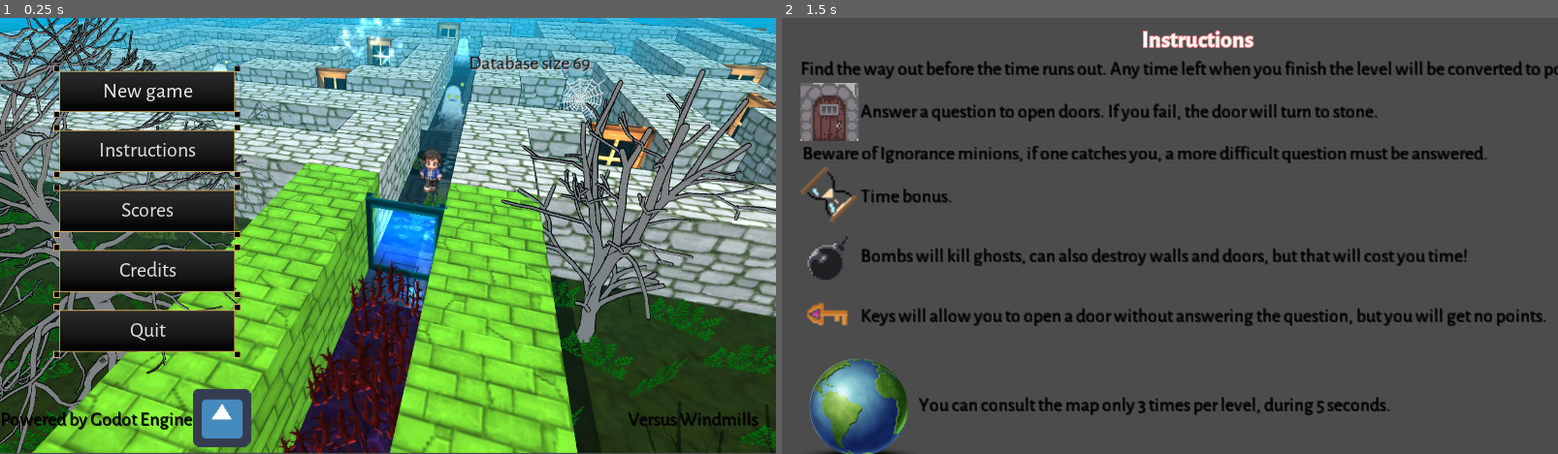
Above: before the commit, frames 1-2 (left to right).
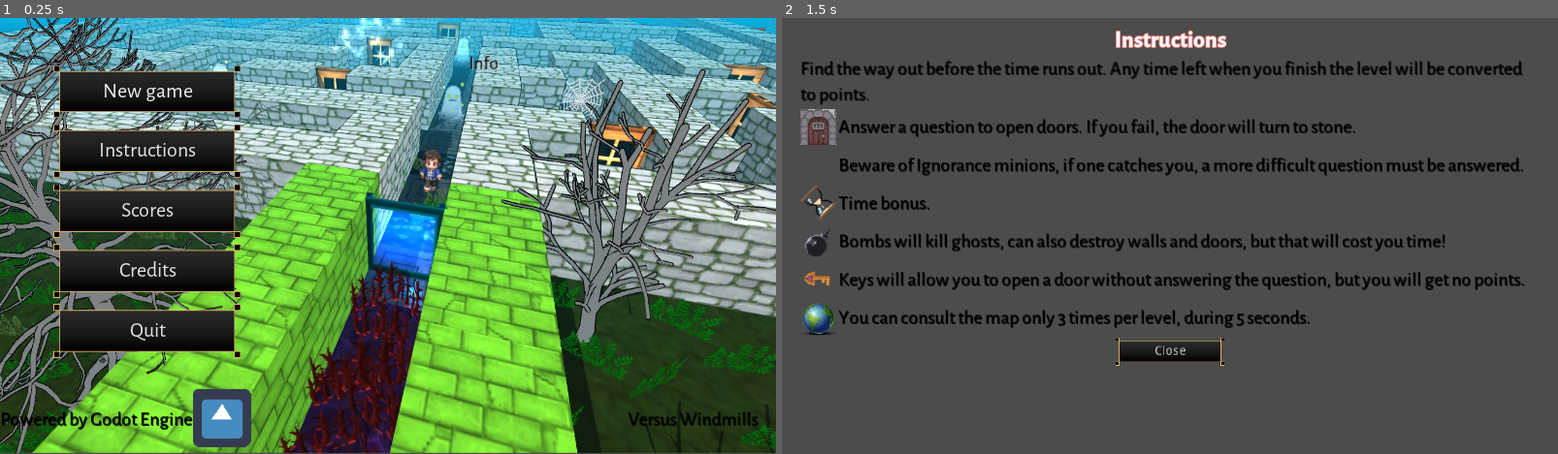
Above: after the commit, the same moments.

Repository: rogerdv/labyrinth
Game: Godot game, scene res://Scenes/main_menu.tscn
Two runs of this game, one before a commit and one after it. Both use one fixed random seed, a clock stepped at 60 frames per second and the inputs below. The engine's default icon, where the game draws it, is replaced by a stand-in: a white triangle on a blue panel in a dark square.
Inputs (mouse positions are in pixels of both pictures, inside the frame that each line leads up to):
- Up to frame 1 (0.25 s): no input
- Up to frame 2 (1.5 s): click "Instructions" at 0.5 s; tap Enter at 1.25 s; move the mouse to (1340, 214) at 1.27 s; hold Right from 1.28 s (still down); tap M at 1.35 s; click (1340, 214) at 1.42 s

The runs differ from the first frame. In frame 1, 0.3% of the frame differs, in the area x 60-77%, y 8-13%; in frame 2, 15%, in the area x 2-100%, y 2-100%.

Commit message:
Lot of bugfixes

Diff:
--- a/Scenes/Instructions.tscn
+++ b/Scenes/Instructions.tscn
@@ -22,6 +22,7 @@
 [node name="MarginContainer" type="MarginContainer" parent="."]
 anchor_right = 1.0
 anchor_bottom = 1.0
+margin_bottom = -1.0
 custom_constants/margin_right = 20
 custom_constants/margin_top = 10
 custom_constants/margin_left = 20
@@ -33,12 +34,12 @@
 [node name="VBoxContainer" type="VBoxContainer" parent="MarginContainer"]
 margin_left = 20.0
 margin_top = 10.0
-margin_right = 1004.0
-margin_bottom = 590.0
+margin_right = 834.0
+margin_bottom = 469.0
 custom_constants/separation = 2
 
 [node name="Label" type="Label" parent="MarginContainer/VBoxContainer"]
-margin_right = 984.0
+margin_right = 814.0
 margin_bottom = 32.0
 custom_fonts/font = ExtResource( 1 )
 text = "main_inst"
@@ -46,133 +47,154 @@
 
 [node name="Label2" type="Label" parent="MarginContainer/VBoxContainer"]
 margin_top = 34.0
-margin_right = 984.0
+margin_right = 814.0
 margin_bottom = 61.0
 theme = ExtResource( 2 )
 text = "inst2"
+autowrap = true
 
 [node name="HBoxContainer" type="HBoxContainer" parent="MarginContainer/VBoxContainer"]
 margin_top = 63.0
-margin_right = 984.0
-margin_bottom = 127.0
+margin_right = 814.0
+margin_bottom = 103.0
 custom_constants/separation = 2
 
 [node name="TextureRect" type="TextureRect" parent="MarginContainer/VBoxContainer/HBoxContainer"]
-margin_right = 64.0
-margin_bottom = 64.0
+margin_right = 40.0
+margin_bottom = 40.0
+rect_min_size = Vector2( 40, 40 )
 texture = ExtResource( 3 )
+expand = true
 
 [node name="Label" type="Label" parent="MarginContainer/VBoxContainer/HBoxContainer"]
-margin_left = 66.0
-margin_top = 18.0
-margin_right = 984.0
-margin_bottom = 45.0
+margin_left = 42.0
+margin_top = 6.0
+margin_right = 814.0
+margin_bottom = 33.0
 size_flags_horizontal = 3
 theme = ExtResource( 2 )
 text = "door"
+autowrap = true
 
 [node name="HBoxContainer2" type="HBoxContainer" parent="MarginContainer/VBoxContainer"]
-margin_top = 129.0
-margin_right = 984.0
-margin_bottom = 156.0
+margin_top = 105.0
+margin_right = 814.0
+margin_bottom = 145.0
 custom_constants/separation = 2
 
 [node name="TextureRect" type="TextureRect" parent="MarginContainer/VBoxContainer/HBoxContainer2"]
-margin_bottom = 27.0
+margin_right = 40.0
+margin_bottom = 40.0
+rect_min_size = Vector2( 40, 40 )
+expand = true
 
 [node name="Label" type="Label" parent="MarginContainer/VBoxContainer/HBoxContainer2"]
-margin_left = 2.0
-margin_right = 984.0
-margin_bottom = 27.0
+margin_left = 42.0
+margin_top = 6.0
+margin_right = 814.0
+margin_bottom = 33.0
 size_flags_horizontal = 3
 theme = ExtResource( 2 )
 text = "ghost"
+autowrap = true
 
 [node name="HBoxContainer3" type="HBoxContainer" parent="MarginContainer/VBoxContainer"]
-margin_top = 158.0
-margin_right = 984.0
-margin_bottom = 222.0
+margin_top = 147.0
+margin_right = 814.0
+margin_bottom = 187.0
 custom_constants/separation = 2
 
 [node name="TextureRect" type="TextureRect" parent="MarginContainer/VBoxContainer/HBoxContainer3"]
-margin_right = 64.0
-margin_bottom = 64.0
+margin_right = 40.0
+margin_bottom = 40.0
+rect_min_size = Vector2( 40, 40 )
 texture = ExtResource( 5 )
+expand = true
 
 [node name="Label" type="Label" parent="MarginContainer/VBoxContainer/HBoxContainer3"]
-margin_left = 66.0
-margin_top = 18.0
-margin_right = 984.0
-margin_bottom = 45.0
+margin_left = 42.0
+margin_top = 6.0
+margin_right = 814.0
+margin_bottom = 33.0
 size_flags_horizontal = 3
 theme = ExtResource( 2 )
 text = "timebonus"
+autowrap = true
 
 [node name="HBoxContainer4" type="HBoxContainer" parent="MarginContainer/VBoxContainer"]
-margin_top = 224.0
-margin_right = 984.0
-margin_bottom = 288.0
+margin_top = 189.0
+margin_right = 814.0
+margin_bottom = 229.0
 custom_constants/separation = 2
 
 [node name="TextureRect" type="TextureRect" parent="MarginContainer/VBoxContainer/HBoxContainer4"]
-margin_right = 64.0
-margin_bottom = 64.0
+margin_right = 40.0
+margin_bottom = 40.0
+rect_min_size = Vector2( 40, 40 )
 texture = ExtResource( 4 )
+expand = true
 
 [node name="Label" type="Label" parent="MarginContainer/VBoxContainer/HBoxContainer4"]
-margin_left = 66.0
-margin_top = 18.0
-margin_right = 984.0
-margin_bottom = 45.0
+margin_left = 42.0
+margin_top = 6.0
+margin_right = 814.0
+margin_bottom = 33.0
 size_flags_horizontal = 3
 theme = ExtResource( 2 )
 text = "bomb"
+autowrap = true
 
 [node name="HBoxContainer5" type="HBoxContainer" parent="MarginContainer/VBoxContainer"]
-margin_top = 290.0
-margin_right = 984.0
-margin_bottom = 354.0
+margin_top = 231.0
+margin_right = 814.0
+margin_bottom = 271.0
 custom_constants/separation = 2
 
 [node name="TextureRect" type="TextureRect" parent="MarginContainer/VBoxContainer/HBoxContainer5"]
-margin_right = 64.0
-margin_bottom = 64.0
+margin_right = 40.0
+margin_bottom = 40.0
+rect_min_size = Vector2( 40, 40 )
 texture = ExtResource( 7 )
+expand = true
 
 [node name="Label" type="Label" parent="MarginContainer/VBoxContainer/HBoxContainer5"]
-margin_left = 66.0
-margin_top = 18.0
-margin_right = 984.0
-margin_bottom = 45.0
+margin_left = 42.0
+margin_top = 6.0
+margin_right = 814.0
+margin_bottom = 33.0
 size_flags_horizontal = 3
 theme = ExtResource( 2 )
 text = "key"
+autowrap = true
 
 [node name="HBoxContainer6" type="HBoxContainer" parent="MarginContainer/VBoxContainer"]
-margin_top = 356.0
-margin_right = 984.0
-margin_bottom = 484.0
+margin_top = 273.0
+margin_right = 814.0
+margin_bottom = 313.0
 custom_constants/separation = 2
 
 [node name="TextureRect" type="TextureRect" parent="MarginContainer/VBoxContainer/HBoxContainer6"]
-margin_right = 128.0
-margin_bottom = 128.0
+margin_right = 40.0
+margin_bottom = 40.0
+rect_min_size = Vector2( 40, 40 )
 texture = ExtResource( 6 )
+expand = true
 
 [node name="Label" type="Label" parent="MarginContainer/VBoxContainer/HBoxContainer6"]
-margin_left = 130.0
-margin_top = 50.0
-margin_right = 984.0
-margin_bottom = 77.0
+margin_left = 42.0
+margin_top = 6.0
+margin_right = 814.0
+margin_bottom = 33.0
 size_flags_horizontal = 3
 theme = ExtResource( 2 )
 text = "map"
+autowrap = true
 
 [node name="close" type="Button" parent="MarginContainer/VBoxContainer"]
-margin_left = 432.0
-margin_top = 486.0
-margin_right = 552.0
-margin_bottom = 516.458
+margin_left = 347.0
+margin_top = 315.0
+margin_right = 467.0
+margin_bottom = 345.458
 rect_min_size = Vector2( 120, 0 )
 size_flags_horizontal = 4
 custom_styles/pressed = ExtResource( 9 )
--- a/Scenes/lab07.tscn
+++ b/Scenes/lab07.tscn
@@ -8,6 +8,9 @@
 [ext_resource path="res://Scenes/ghost.tscn" type="PackedScene" id=6]
 [ext_resource path="res://Scenes/time.tscn" type="PackedScene" id=7]
 [ext_resource path="res://Scenes/key.tscn" type="PackedScene" id=8]
+[ext_resource path="res://Scripts/AudioPlayer.gd" type="Script" id=9]
+[ext_resource path="res://Sounds/sfx_sounds_error8.wav" type="AudioStream" id=10]
+[ext_resource path="res://Sounds/sfx_sounds_fanfare3.wav" type="AudioStream" id=11]
 
 [sub_resource type="RectangleShape2D" id=1]
 extents = Vector2( 2264.86, 5.61799 )
@@ -108,5 +111,10 @@
 [node name="CollisionShape2D" type="CollisionShape2D" parent="UpLimit2"]
 position = Vector2( 5.29724, 18.0109 )
 shape = SubResource( 1 )
+
+[node name="AudioStreamPlayer2D" type="AudioStreamPlayer2D" parent="."]
+script = ExtResource( 9 )
+fail_sound = ExtResource( 10 )
+correct_sound = ExtResource( 11 )
 [connection signal="body_entered" from="UpLimit" to="SceneInfo" method="_on_limit_body_entered"]
 [connection signal="body_entered" from="UpLimit2" to="SceneInfo" method="_on_limit_body_entered"]
--- a/Scenes/main_menu.tscn
+++ b/Scenes/main_menu.tscn
@@ -43,8 +43,8 @@
 }
 
 [node name="newgame" type="Button" parent="VBoxContainer"]
-margin_right = 248.0
-margin_bottom = 63.0
+margin_right = 206.0
+margin_bottom = 47.0
 focus_neighbour_top = NodePath("../quit")
 focus_neighbour_bottom = NodePath("../continue")
 size_flags_vertical = 3
@@ -56,9 +56,9 @@
 script = ExtResource( 7 )
 
 [node name="continue" type="Button" parent="VBoxContainer"]
-margin_top = 70.0
-margin_right = 248.0
-margin_bottom = 134.0
+margin_top = 54.0
+margin_right = 206.0
+margin_bottom = 102.0
 focus_neighbour_top = NodePath("../newgame")
 focus_neighbour_bottom = NodePath("../instructions")
 size_flags_vertical = 3
@@ -70,9 +70,9 @@
 script = ExtResource( 8 )
 
 [node name="instructions" type="Button" parent="VBoxContainer"]
-margin_top = 141.0
-margin_right = 248.0
-margin_bottom = 205.0
+margin_top = 109.0
+margin_right = 206.0
+margin_bottom = 157.0
 focus_neighbour_top = NodePath("../continue")
 focus_neighbour_bottom = NodePath("../scores")
 size_flags_vertical = 3
@@ -83,9 +83,9 @@
 text = "main_inst"
 
 [node name="scores" type="Button" parent="VBoxContainer"]
-margin_top = 212.0
-margin_right = 248.0
-margin_bottom = 276.0
+margin_top = 164.0
+margin_right = 206.0
+margin_bottom = 212.0
 focus_neighbour_top = NodePath("../instructions")
 focus_neighbour_bottom = NodePath("../credits")
 size_flags_vertical = 3
@@ -96,9 +96,9 @@
 text = "main_score"
 
 [node name="credits" type="Button" parent="VBoxContainer"]
-margin_top = 283.0
-margin_right = 248.0
-margin_bottom = 347.0
+margin_top = 219.0
+margin_right = 206.0
+margin_bottom = 267.0
 focus_neighbour_top = NodePath("../scores")
 focus_neighbour_bottom = NodePath("../quit")
 size_flags_vertical = 3
@@ -109,9 +109,9 @@
 text = "main_creds"
 
 [node name="quit" type="Button" parent="VBoxContainer"]
-margin_top = 354.0
-margin_right = 248.0
-margin_bottom = 418.0
+margin_top = 274.0
+margin_right = 206.0
+margin_bottom = 322.0
 focus_neighbour_top = NodePath("../credits")
 focus_neighbour_bottom = NodePath("../newgame")
 size_flags_vertical = 3
@@ -168,14 +168,14 @@
 
 [node name="MarginContainer" type="MarginContainer" parent="HBoxContainer"]
 margin_left = 283.0
-margin_right = 1024.0
+margin_right = 854.0
 margin_bottom = 69.0
 size_flags_horizontal = 3
 custom_constants/margin_right = 20
 
 [node name="develop_by" type="Label" parent="HBoxContainer/MarginContainer"]
 margin_top = 21.0
-margin_right = 721.0
+margin_right = 551.0
 margin_bottom = 48.0
 size_flags_horizontal = 3
 theme = ExtResource( 4 )
--- a/Scenes/transition.tscn
+++ b/Scenes/transition.tscn
@@ -2,15 +2,16 @@
 
 [ext_resource path="res://Scripts/UI/TransitionUI.gd" type="Script" id=1]
 [ext_resource path="res://UI/lab_theme.tres" type="Theme" id=2]
-[ext_resource path="res://Images/prog-bar-red.jpg" type="Texture" id=3]
-[ext_resource path="res://Images/prog-bar.jpg" type="Texture" id=4]
+[ext_resource path="res://Images/progress_bar/bar_under.png" type="Texture" id=3]
+[ext_resource path="res://Images/progress_bar/animated_bar.tres" type="Texture" id=4]
 
 [node name="Control" type="Control"]
 anchor_right = 1.0
 anchor_bottom = 1.0
 script = ExtResource( 1 )
 __meta__ = {
-"_edit_use_anchors_": false
+"_edit_use_anchors_": false,
+"_edit_vertical_guides_": [ 428.88 ]
 }
 
 [node name="Button" type="Button" parent="."]
@@ -37,14 +38,14 @@
 margin_top = 15.5541
 margin_right = -23.2626
 margin_bottom = -0.245941
+custom_constants/separation = 4
 __meta__ = {
 "_edit_use_anchors_": false
 }
 
 [node name="Label" type="Label" parent="HBoxContainer"]
-margin_top = 6.0
 margin_right = 56.0
-margin_bottom = 33.0
+margin_bottom = 27.0
 theme = ExtResource( 2 )
 text = "totalsc"
 align = 1
@@ -52,22 +53,24 @@
 
 [node name="val" type="Label" parent="HBoxContainer"]
 margin_left = 60.0
-margin_top = 6.0
 margin_right = 65.0
-margin_bottom = 33.0
+margin_bottom = 27.0
 theme = ExtResource( 2 )
 text = ":"
 
 [node name="TextureProgress" type="TextureProgress" parent="."]
-anchor_left = 0.333
-anchor_top = 0.695
-anchor_right = 0.661
-anchor_bottom = 0.748
-margin_left = 42.008
-margin_right = -35.864
-margin_bottom = 0.199982
+anchor_left = 0.5
+anchor_top = 0.5
+anchor_right = 0.5
+anchor_bottom = 0.5
+margin_left = -207.0
+margin_top = 101.0
+margin_right = 212.0
+margin_bottom = 134.0
+value = 100.0
 texture_under = ExtResource( 3 )
 texture_progress = ExtResource( 4 )
+nine_patch_stretch = true
 __meta__ = {
 "_edit_use_anchors_": false
 }
--- a/Scripts/GameInstance.gd
+++ b/Scripts/GameInstance.gd
@@ -24,6 +24,7 @@
 var PrevGhost = []
 var NextScene
 
+var sound_fx:AudioStreamPlayer2D
 
 func _ready() -> void:
 	get_tree().set_quit_on_go_back(false)
--- a/Scripts/SceneInfo.gd
+++ b/Scripts/SceneInfo.gd
@@ -67,7 +67,7 @@
 	get_node("../CanvasLayer").add_child(PauseMenuScene.instance())
 
 func display_map():
-	if !mapmode and mapviews<3:
+	if !mapmode and mapviews<4:
 		get_node("../CanvasLayer/UI").ui_visible(false)
 		mapmode=true
 		mapviews+=1
--- a/Scripts/UI/InfoBar.gd
+++ b/Scripts/UI/InfoBar.gd
@@ -2,7 +2,8 @@
 
 
 func _ready() -> void:
-	pass # Replace with function body.
+	if not OS.has_touchscreen_ui_hint():
+		$Sprite.visible=false
 
 func update_time(percent):
 	$Cont/MarginContainer/progress.value = percent
@@ -29,4 +30,5 @@
 	get_node("../../player").FireBomb()
 
 func get_joystick():
-	return $Sprite/TouchScreenButton
+	if OS.has_touchscreen_ui_hint():
+		return $Sprite/TouchScreenButton
--- a/Scripts/UI/Joystick_Button.gd
+++ b/Scripts/UI/Joystick_Button.gd
@@ -16,7 +16,7 @@
 func ready():
 	# need to test
 	if OS.has_touchscreen_ui_hint():
-		self.visible=false
+		get_parent().visible=true
 
 func _process(delta):
 	if ongoing_drag == -1:
--- a/Scripts/UI/QuestionPanel.gd
+++ b/Scripts/UI/QuestionPanel.gd
@@ -44,8 +44,9 @@
 		else:
 			# failed the question, time out
 			if mode == 1:
-				$AudioStreamPlayer2D.stream = FailSound
-				$AudioStreamPlayer2D.play()
+				get_parent().get_node("../AudioStreamPlayer2D").stream = FailSound
+				get_parent().get_node("../AudioStreamPlayer2D").play()
+				tmap.set_cell(x, y, 0)
 				# re-enable collision detection
 				get_parent().get_node("../player").ToggleCollision(false)
 				GameInstance.paused = false
@@ -63,9 +64,10 @@
 
 func AnswerPressed(extra_arg_0: int) -> void:
 	if question["choices"][extra_arg_0].correct == "yes":
-		print("Correct!")
 		$AudioStreamPlayer2D.stream = CorrectSound
 		$AudioStreamPlayer2D.play()
+		#get_parent().get_node("../AudioStreamPlayer2D").question_correct()
+		#get_parent().get_node("../AudioStreamPlayer2D").play()
 
 		if mode == 1:
 			tmap.set_cell(x, y, 3)
--- a/Scripts/UI/TransitionUI.gd
+++ b/Scripts/UI/TransitionUI.gd
@@ -30,4 +30,5 @@
 
 func _on_Button_pressed() -> void:
 	#load next scene
-	get_tree().change_scene(GameInstance.NextScene)
+	if stop:
+		get_tree().change_scene(GameInstance.NextScene)
--- a/Scripts/UI/main_menu.gd
+++ b/Scripts/UI/main_menu.gd
@@ -2,11 +2,12 @@
 
 
 func _ready():
-	var info = get_node("info")
-	info.text = "Database size "+String(GameInstance.easy.size())
+	pass
+	#var info = get_node("info")
+	#info.text = "Database size "+String(GameInstance.easy.size())
 
-	if GameInstance.error != OK:
-		info.text = OS.get_locale() + " Error loadig json " + String(GameInstance.error)
+	#if GameInstance.error != OK:
+	#	info.text = OS.get_locale() + " Error loadig json " + String(GameInstance.error)
 	#else:
 	#	info.text = String(GameInstance.error) + ": No error, Database size " + String(GameInstance.ghost.size()) + " lang " + OS.get_locale()
 
--- a/Scripts/bomb-projectile.gd
+++ b/Scripts/bomb-projectile.gd
@@ -2,7 +2,8 @@
 
 
 export(Vector2) var dir
-
+var blast = preload("res://Scenes/Explosion.tscn")
+var BlastSound = preload("res://Sounds/8bit_bomb_explosion.wav")
 
 func _ready() -> void:
 	pass # Replace with function body.
@@ -11,7 +12,7 @@
 
 	move_and_slide(dir*500,Vector2(0,0),true)
 	if  (get_slide_count()>0):
-		#coll = get_slide_collision(0)
+		var collider = get_slide_collision(0)
 		#var coll = get_slide_collision(0)
 		#print("Collided with: ", coll.collider.name)
 		$RayCast2D.cast_to = Vector2(45,45)*dir
--- a/Scripts/player.gd
+++ b/Scripts/player.gd
@@ -28,31 +28,55 @@
 	if event is InputEventKey and not event.pressed:
 		if event.scancode==KEY_UP:
 			UP = false
+			if $AudioStreamPlayer2D.playing:
+				$AudioStreamPlayer2D.stop()
 
 		if event.scancode==KEY_DOWN:
 			DOWN = false
+			if $AudioStreamPlayer2D.playing:
+				$AudioStreamPlayer2D.stop()
 
 		if event.scancode==KEY_LEFT:
 			LEFT = false
+			if $AudioStreamPlayer2D.playing:
+				$AudioStreamPlayer2D.stop()
 
 		if event.scancode==KEY_RIGHT:
 			RIGHT = false
+			if $AudioStreamPlayer2D.playing:
+				$AudioStreamPlayer2D.stop()
 
+	#key pressed events
 	if event is InputEventKey and event.pressed:
 		if event.scancode==KEY_SPACE:
 			FireBomb()
+
 		if event.scancode==KEY_UP:
 			UP = true
 			LAST_DIR = DIR_UP
+			if not $AudioStreamPlayer2D.playing:
+				$AudioStreamPlayer2D.play()
+
 		if event.scancode==KEY_DOWN:
 			DOWN = true
 			LAST_DIR = DIR_DN
+			if not $AudioStreamPlayer2D.playing:
+				$AudioStreamPlayer2D.play()
+
 		if event.scancode==KEY_LEFT:
+			if not $AudioStreamPlayer2D.playing:
+				$AudioStreamPlayer2D.play()
 			LEFT = true
 			LAST_DIR = DIR_LF
 		if event.scancode==KEY_RIGHT:
+			if not $AudioStreamPlayer2D.playing:
+				$AudioStreamPlayer2D.play()
 			RIGHT = true
 			LAST_DIR = DIR_RG
+
+		if not UP and not DOWN and not LEFT and not RIGHT:
+			$AudioStreamPlayer2D.stop()
+			$AnimationPlayer.stop()
 
 
 func _physics_process(delta):
@@ -68,7 +92,6 @@
 
 			#play the animation according to direction
 			if vec.x > 0.1:
-				#$AudioStreamPlayer2D.stream = steps
 				if not $AudioStreamPlayer2D.playing:
 					$AudioStreamPlayer2D.play()
 				$AnimationPlayer.play("walk_right")
@@ -100,8 +123,7 @@
 	if !GameInstance.paused:
 		# keyboard based movement
 		if UP:
-			if not $AudioStreamPlayer2D.playing:
-				$AudioStreamPlayer2D.play()
+
 			move_and_slide(Vector2(0,-150), Vector2(0,0), true)
 			$AnimationPlayer.play("walk_up")
 
@@ -111,8 +133,7 @@
 				$RayCast2D.cast_to = Vector2(0,-30)
 
 		if DOWN:
-			if not $AudioStreamPlayer2D.playing:
-				$AudioStreamPlayer2D.play()
+
 			move_and_slide(Vector2(0,150), Vector2(0,0), true)
 			$AnimationPlayer.play("walk_down")
 			if  (get_slide_count()>0):
@@ -120,8 +141,7 @@
 				$RayCast2D.cast_to = Vector2(0,30)
 
 		if LEFT:
-			if not $AudioStreamPlayer2D.playing:
-				$AudioStreamPlayer2D.play()
+
 			move_and_slide(Vector2(-150,0), Vector2(0,0), true)
 			$AnimationPlayer.play("walk_left")
 
@@ -129,17 +149,14 @@
 				$RayCast2D.cast_to= Vector2(-25,0)
 
 		if RIGHT:
-			if not $AudioStreamPlayer2D.playing:
-				$AudioStreamPlayer2D.play()
+
 			move_and_slide(Vector2(150,0), Vector2(0,0), true)
 			$AnimationPlayer.play("walk_right")
 
 			if get_slide_count() > 0:
 				$RayCast2D.cast_to = Vector2(25,0)
 
-		#if not UP and not DOWN and not LEFT and not RIGHT:
-		#	$AudioStreamPlayer2D.stop()
-		#	$AnimationPlayer.stop()
+
 
 
 func ToggleCollision(toggle:bool):
@@ -151,9 +168,9 @@
 
 
 func FireBomb():
-	#if GameInstance.bombs==0:
-	#	return
-	#GameInstance.bombs-=1
+	if GameInstance.bombs==0:
+		return
+	GameInstance.bombs-=1
 	get_parent().get_node("CanvasLayer/UI").set_bombs(GameInstance.bombs)
 	GameInstance.BombsUsed+=1
 	var b = bomb.instance()
--- a/UI/UI.tscn
+++ b/UI/UI.tscn
@@ -1,11 +1,11 @@
-[gd_scene load_steps=30 format=2]
+[gd_scene load_steps=23 format=2]
 
 [ext_resource path="res://Scripts/UI/Joystick_Button.gd" type="Script" id=1]
 [ext_resource path="res://Images/AllAxis_Outline.png" type="Texture" id=2]
 [ext_resource path="res://Images/Handle_Outline.png" type="Texture" id=3]
 [ext_resource path="res://Images/Handle_Outline_Drag.png" type="Texture" id=4]
 [ext_resource path="res://Images/progress_bar/bar_under.png" type="Texture" id=5]
-[ext_resource path="res://Images/progress_bar/bar01.png" type="Texture" id=6]
+[ext_resource path="res://Images/progress_bar/animated_bar.tres" type="Texture" id=6]
 [ext_resource path="res://UI/ale_dynamicfont.tres" type="DynamicFont" id=7]
 [ext_resource path="res://Scripts/UI/InfoBar.gd" type="Script" id=8]
 [ext_resource path="res://UI/ScoreUpdateOnStart.gd" type="Script" id=9]
@@ -16,12 +16,6 @@
 [ext_resource path="res://Images/Bomba B.png" type="Texture" id=14]
 [ext_resource path="res://Images/mapa A.png" type="Texture" id=15]
 [ext_resource path="res://Images/Bomba A.png" type="Texture" id=16]
-[ext_resource path="res://Images/progress_bar/bar06.png" type="Texture" id=17]
-[ext_resource path="res://Images/progress_bar/bar02.png" type="Texture" id=18]
-[ext_resource path="res://Images/progress_bar/bar05.png" type="Texture" id=19]
-[ext_resource path="res://Images/progress_bar/bar04.png" type="Texture" id=20]
-[ext_resource path="res://Images/progress_bar/bar07.png" type="Texture" id=21]
-[ext_resource path="res://Images/progress_bar/bar03.png" type="Texture" id=22]
 
 [sub_resource type="StyleBoxTexture" id=1]
 texture = ExtResource( 16 )
@@ -46,23 +40,6 @@
 [sub_resource type="StyleBoxTexture" id=6]
 texture = ExtResource( 15 )
 region_rect = Rect2( 0, 0, 128, 128 )
-
-[sub_resource type="AnimatedTexture" id=7]
-flags = 4
-frames = 7
-frame_0/texture = ExtResource( 6 )
-frame_1/texture = ExtResource( 18 )
-frame_1/delay_sec = 0.0
-frame_2/texture = ExtResource( 22 )
-frame_2/delay_sec = 0.0
-frame_3/texture = ExtResource( 20 )
-frame_3/delay_sec = 0.0
-frame_4/texture = ExtResource( 19 )
-frame_4/delay_sec = 0.0
-frame_5/texture = ExtResource( 17 )
-frame_5/delay_sec = 0.0
-frame_6/texture = ExtResource( 21 )
-frame_6/delay_sec = 0.0
 
 [node name="UI" type="Control"]
 anchor_right = 1.0
@@ -199,7 +176,7 @@
 size_flags_horizontal = 3
 value = 100.0
 texture_under = ExtResource( 5 )
-texture_progress = SubResource( 7 )
+texture_progress = ExtResource( 6 )
 nine_patch_stretch = true
 
 [node name="Sprite" type="Sprite" parent="."]
--- a/project.godot
+++ b/project.godot
@@ -34,10 +34,6 @@
 
 enabled=PoolStringArray( "gut" )
 
-[input_devices]
-
-pointing/emulate_touch_from_mouse=true
-
 [locale]
 
 translations=PoolStringArray( "res://UI/text.en.translation", "res://UI/text.es.translation" )
Not shown: 1 places in Scenes/lab07.tscn that only renumber resources
